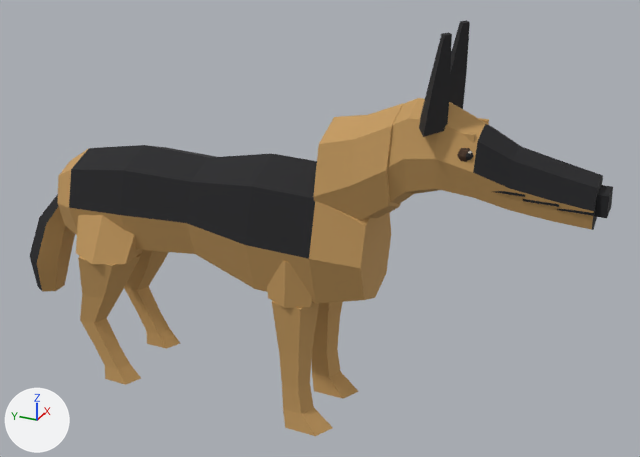
Before and after pictures for a commit that changed the glTF model site/models/GN_DogShepherd_faceted_01.glb.
One viewpoint serves both versions: a 50 mm lens placed at (-1.601, -0.955, 1.264), pointed at (0.036, -0.219, 0.446). Every picture has the same lights, and +X, +Y and +Z are marked at lower left. The first picture is the older version. Where no turn or scale is listed for an object, it has been applied to the vertices. Vertices at exactly the same position are counted once.

Objects in the first picture: 'GN_DogShepherd_faceted'.
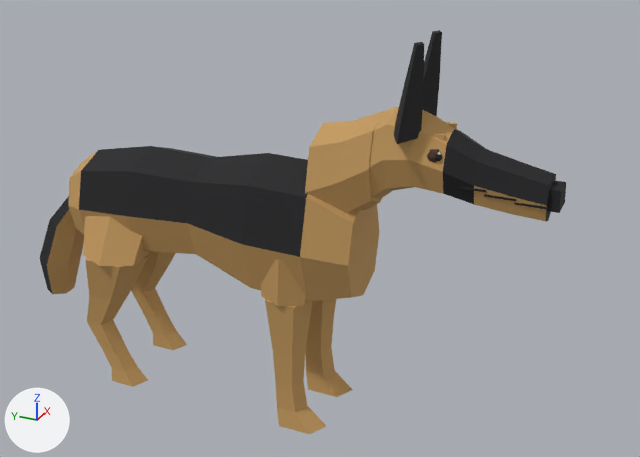
Diff of the bpy script that builds the scene:
```diff
--- a/site/models/GN_DogShepherd_faceted_01.glb.py
+++ b/site/models/GN_DogShepherd_faceted_01.glb.py
@@ me_gn_dogshepherd_faceted @@
-me_gn_dogshepherd_faceted.from_pydata(...)  # 581 vertices, 1048 faces; spans x -0.155..0.155, y -0.824..0.578, z 0.0..0.922
+me_gn_dogshepherd_faceted.from_pydata(...)  # 580 vertices, 1048 faces; spans x -0.155..0.155, y -0.738..0.546, z 0.0..0.899
+# me_gn_dogshepherd_faceted part 1: the loose piece of 56 vertices spanning x -0.13..0.13, y -0.367..0.428, z 0.296..0.62 is scaled about the mesh origin by (1, 0.924, 1)
+# me_gn_dogshepherd_faceted part 2: the loose piece of 30 vertices spanning x -0.143..-0.027, y 0.192..0.372, z 0.0..0.344 is moved by (0.0, -0.021, 0.0)
+# me_gn_dogshepherd_faceted part 3: the loose piece of 36 vertices spanning x 0.012..0.128, y -0.298..-0.148, z 0.0..0.437 is moved by (0.0, 0.016, 0.0)
+# me_gn_dogshepherd_faceted part 4: the loose piece of 30 vertices spanning x 0.039..0.155, y 0.192..0.372, z 0.0..0.344 is moved by (0.0, -0.021, 0.0)
+# me_gn_dogshepherd_faceted part 5: the loose piece of 24 vertices spanning x -0.052..0.052, y 0.38..0.578, z 0.151..0.46 is moved by (0.0, -0.033, 0.0)
+# me_gn_dogshepherd_faceted part 6: the loose piece of 12 vertices spanning x -0.108..0.005, y -0.521..-0.463, z 0.741..0.922 is moved by (0.004, 0.052, -0.023)
+# me_gn_dogshepherd_faceted part 7: the loose piece of 12 vertices spanning x -0.005..0.108, y -0.521..-0.463, z 0.741..0.922 is moved by (-0.004, 0.052, -0.023)
+# me_gn_dogshepherd_faceted part 8: the loose piece of 12 vertices spanning x -0.155..-0.016, y 0.178..0.349, z 0.344..0.449 is moved by (0.0, -0.021, 0.0)
+# me_gn_dogshepherd_faceted part 9: the loose piece of 8 vertices spanning x -0.029..0.029, y -0.824..-0.786, z 0.607..0.648 is moved by (0.0, 0.085, -0.005)
+# me_gn_dogshepherd_faceted part 10: the loose piece of 24 vertices spanning x -0.102..0.102, y -0.413..-0.266, z 0.445..0.766 is scaled about its middle by 0.886, then moved by (0.0, 0.033, -0.003)
+# me_gn_dogshepherd_faceted part 11: the loose piece of 30 vertices spanning x -0.07..-0.037, y -0.574..-0.541, z 0.686..0.715 is moved by (0.005, 0.06, -0.013)
+# me_gn_dogshepherd_faceted part 12: the loose piece of 30 vertices spanning x -0.069..-0.048, y -0.576..-0.555, z 0.691..0.709 is moved by (0.005, 0.06, -0.013)
+# me_gn_dogshepherd_faceted part 13: a new loose piece, a box spanning x -0.0424..-0.0354, y -0.7167..-0.6559, z 0.6105..0.6152, in mat_globalpalette (picture img_globalpalette)
+# me_gn_dogshepherd_faceted part 14: a new loose piece, a box spanning x -0.046..-0.039, y -0.6594..-0.5985, z 0.618..0.6227, in mat_globalpalette (picture img_globalpalette)
+# me_gn_dogshepherd_faceted part 15: a new loose piece, a box spanning x -0.0499..-0.0429, y -0.602..-0.5412, z 0.6281..0.6328, in mat_globalpalette (picture img_globalpalette)
+# me_gn_dogshepherd_faceted part 16: the loose piece of 8 vertices spanning x -0.052..-0.043, y -0.573..-0.552, z 0.725..0.739 is moved by (0.011, 0.06, -0.013)
+# me_gn_dogshepherd_faceted part 17: the loose piece of 8 vertices spanning x 0.043..0.052, y -0.573..-0.552, z 0.725..0.739 is moved by (-0.011, 0.06, -0.013)
+# me_gn_dogshepherd_faceted part 18: the loose piece of 64 vertices spanning x -0.091..0.091, y -0.8..-0.297, z 0.454..0.781 is rebuilt with 64 vertices and now spans x -0.08..0.08, y -0.715..-0.269, z 0.469..0.758
+# me_gn_dogshepherd_faceted part 19: the loose piece of 25 vertices spanning x -0.117..-0.033, y -0.298..-0.153, z 0.0..0.326 is rebuilt with 36 vertices and now spans x -0.128..-0.012, y -0.282..-0.132, z 0.0..0.437
+# me_gn_dogshepherd_faceted part 20: 7 loose pieces with 60 vertices, spanning x -0.128..0.053, y -0.802..-0.148, z 0.326..0.638, are deleted
+# other edits to the shape of me_gn_dogshepherd_faceted do not show in these pictures
 me_gn_dogshepherd_faceted.materials.append(mat_globalpalette)
```

Pixel boxes [x1, y1, x2, y2] of what changed, in the pictures (640 x 457 px; the box of a moved part takes in the faces that stretch with it):
'GN_DogShepherd_faceted', reshaped (10% narrower)
    before: [30, 20, 613, 436]
    after: [40, 30, 566, 434]
part 1 of me_gn_dogshepherd_faceted, moved or reshaped
    before: [57, 145, 391, 303]
    after: [68, 146, 379, 301]
part 2 of me_gn_dogshepherd_faceted, moved or reshaped
    before: [78, 254, 141, 385]
    after: [86, 256, 148, 387]
part 3 of me_gn_dogshepherd_faceted, moved or reshaped
    before: [312, 302, 358, 399]
    after: [305, 299, 353, 397]
part 4 of me_gn_dogshepherd_faceted, moved or reshaped
    before: [124, 250, 180, 349]
    after: [131, 251, 187, 350]
part 5 of me_gn_dogshepherd_faceted, moved or reshaped
    before: [30, 194, 75, 292]
    after: [40, 196, 84, 294]
part 6 of me_gn_dogshepherd_faceted, moved or reshaped
    before: [419, 32, 452, 137]
    after: [394, 42, 424, 144]
part 7 of me_gn_dogshepherd_faceted, moved or reshaped
    before: [449, 20, 470, 109]
    after: [422, 30, 442, 116]
part 8 of me_gn_dogshepherd_faceted, moved or reshaped
    before: [76, 215, 142, 264]
    after: [83, 216, 150, 266]
part 9 of me_gn_dogshepherd_faceted, moved or reshaped
    before: [594, 185, 613, 218]
    after: [547, 180, 566, 213]
part 10 of me_gn_dogshepherd_faceted, moved or reshaped
    before: [313, 103, 404, 220]
    after: [305, 111, 383, 213]
part 11 of me_gn_dogshepherd_faceted, moved or reshaped
    before: [457, 148, 470, 162]
    after: [427, 149, 439, 163]
part 12 of me_gn_dogshepherd_faceted, moved or reshaped
    before: [466, 151, 474, 160]
    after: [435, 152, 443, 161]
part 13 of me_gn_dogshepherd_faceted, added
    after: [514, 203, 548, 210]
part 14 of me_gn_dogshepherd_faceted, added
    after: [484, 194, 516, 202]
part 15 of me_gn_dogshepherd_faceted, added
    after: [460, 187, 486, 193]
part 16 of me_gn_dogshepherd_faceted, moved or reshaped
    before: [464, 133, 476, 142]
    after: [434, 133, 446, 141]
part 17 of me_gn_dogshepherd_faceted, moved or reshaped
    before: [478, 118, 489, 124]
    after: [446, 122, 457, 129]
part 18 of me_gn_dogshepherd_faceted, rebuilt (13% narrower, 14% shorter)
    before: [388, 98, 603, 230]
    after: [369, 107, 556, 221]
part 19 of me_gn_dogshepherd_faceted, rebuilt (6% wider, 29% taller)
    before: [272, 301, 333, 436]
    after: [261, 259, 326, 434]
part 20 of me_gn_dogshepherd_faceted, deleted
    before: [267, 191, 595, 308]
